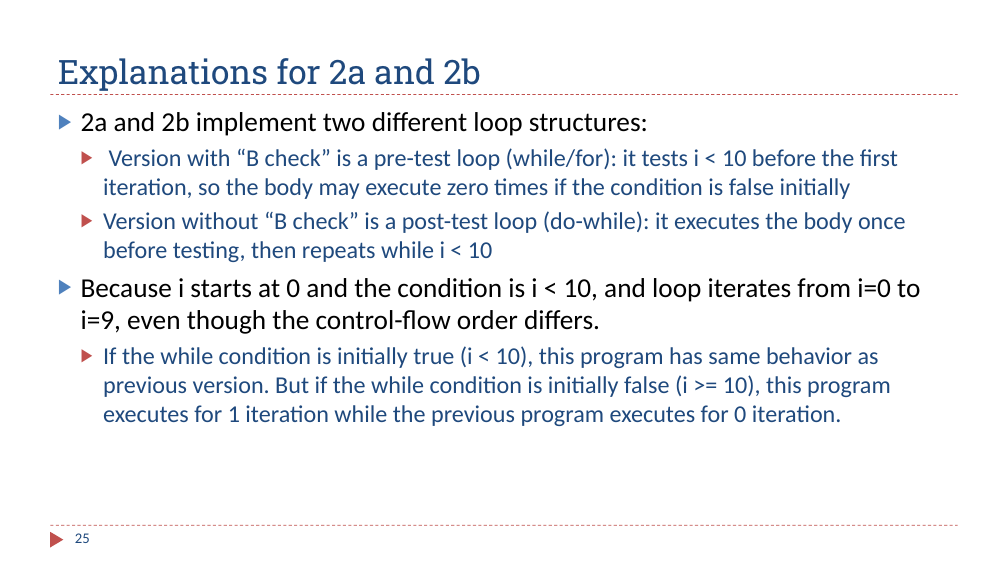
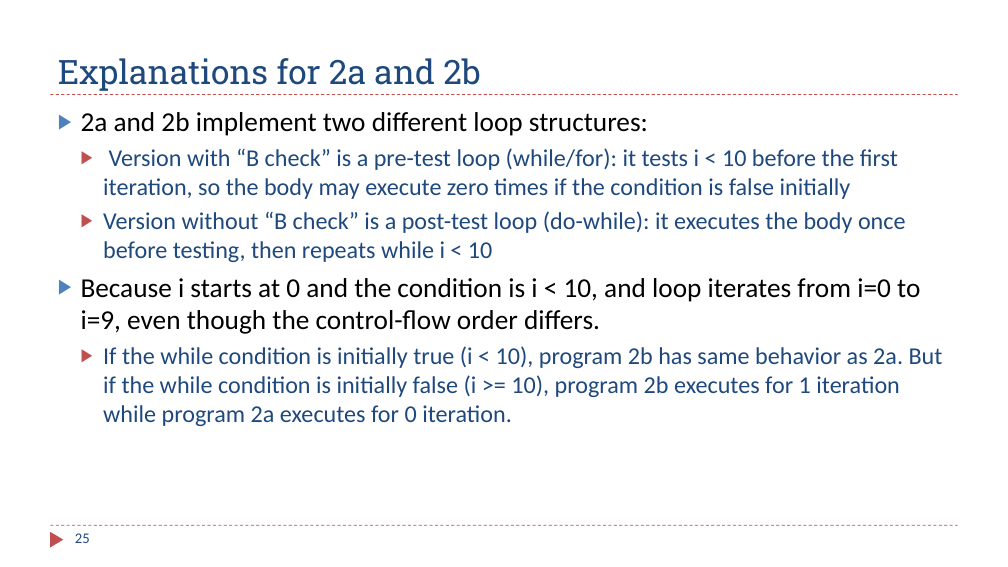
Before and after one commit to guhofstra/CSC111Sp26, a slide deck: slide 25 of PPTs/Ch6_ARM_Control_Flow.pptx. Drawn at 1008x567 pixels with LibreOffice and Linux fonts; fonts in the diff are those of the drawing. Boxes give left, top, right and bottom in pixels: in the first picture for what was removed or moved away, otherwise in the second. Text is boxed around its words. In the diff, an @@ line names an element or a change of style, - is before the commit and + after.

```diff
--- a/PPTs/Ch6_ARM_Control_Flow.pptx
+++ b/PPTs/Ch6_ARM_Control_Flow.pptx
@@ text at (x1=103, y1=346, x2=943, y2=426): text changed @@
-  ▶ If the while condition is initially true (i < 10), this program has same behavior as previous version. But if the while condition is initially false (i >= 10), this program executes for 1 iteration while the previous program executes for 0 iteration.
+  ▶ If the while condition is initially true (i < 10), program 2b has same behavior as 2a. But if the while condition is initially false (i >= 10), program 2b executes for 1 iteration while program 2a executes for 0 iteration.
```
Also in this commit, not shown: 11 other slides changed, 1 slide added, 1 other file.
